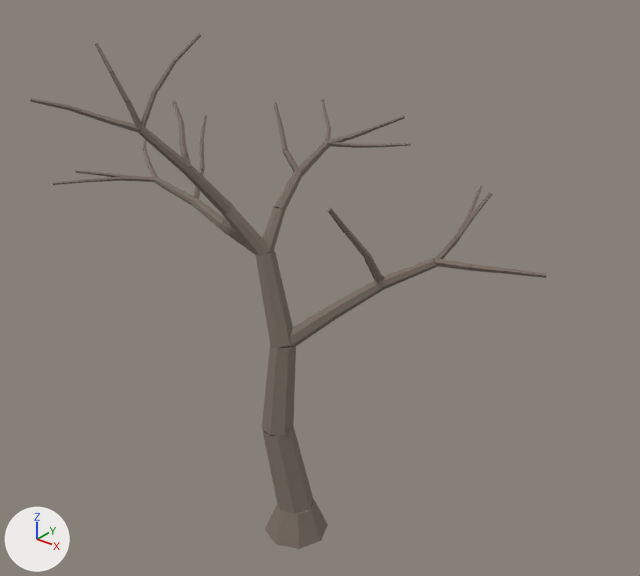
What one commit did to the glTF model public/models/world/dead_tree_large.glb.
One viewpoint serves both versions: a 50 mm lens placed at (7.3, -8.51, 9.6), pointed at (-0.19, 0.84, 3.8). The lights are fixed; the arrows at lower left show +X, +Y and +Z. The picture after the commit comes second. Vertices at exactly the same position are counted once.

Before the edit, the objects in view are built like this:
```python
me_bark = bpy.data.meshes.new('bark')
me_bark.from_pydata(...)  # 706 vertices, 1156 faces; spans x -4.54..2.77, y -1.75..3.06, z -0.1..7.43
me_bark.materials.append(mat_bark)  # brown #7c6f65
ob_bark = bpy.data.objects.new('bark', me_bark)
ob_bark.location = (0.0, 0.0, 0.0)
```
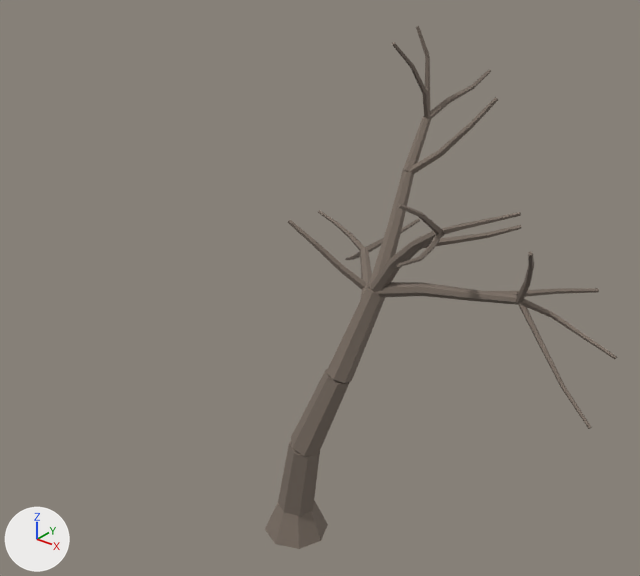
What differs and where, as boxes (x1, y1, x2, y2) in the pictures (640 x 576 px; the box of a moved part takes in the faces that stretch with it):
'bark', reshaped (32% narrower)
    before: (30, 34, 547, 549)
    after: (265, 26, 617, 549)
part 1 of me_bark, moved or reshaped
    before: (262, 426, 313, 514)
    after: (278, 441, 320, 517)
part 2 of me_bark, moved or reshaped
    before: (262, 346, 296, 435)
    after: (291, 369, 350, 456)
part 3 of me_bark, moved or reshaped (not visible afterwards)
    before: (284, 307, 335, 347)
part 4 of me_bark, moved or reshaped
    before: (327, 281, 383, 319)
    after: (360, 285, 368, 300)
part 5 of me_bark, moved or reshaped
    before: (379, 258, 437, 290)
    after: (360, 248, 372, 285)
part 6 of me_bark, moved or reshaped
    before: (256, 251, 293, 348)
    after: (326, 285, 385, 383)
part 7 of me_bark, moved or reshaped
    before: (221, 221, 254, 253)
    after: (376, 282, 422, 297)
part 8 of me_bark, moved or reshaped
    before: (192, 198, 227, 229)
    after: (419, 282, 471, 301)
part 9 of me_bark, moved or reshaped
    before: (327, 207, 349, 234)
    after: (520, 299, 553, 317)
part 10 of me_bark, moved or reshaped
    before: (222, 206, 269, 255)
    after: (368, 229, 401, 288)
part 11 of me_bark, moved or reshaped
    before: (273, 171, 303, 212)
    after: (387, 171, 414, 233)
part 12 of me_bark, moved or reshaped
    before: (296, 141, 330, 175)
    after: (403, 116, 431, 173)
part 13 of me_bark, moved or reshaped
    before: (263, 208, 285, 253)
    after: (369, 261, 399, 292)
part 14 of me_bark, moved or reshaped
    before: (184, 165, 233, 215)
    after: (388, 242, 419, 270)
part 15 of me_bark, moved or reshaped
    before: (139, 127, 191, 173)
    after: (411, 231, 444, 251)
part 16 of me_bark, deleted
    before: (30, 34, 547, 283)
part 17 of me_bark, added
    after: (397, 204, 617, 429)
part 18 of me_bark, added
    after: (288, 210, 420, 289)
part 19 of me_bark, added
    after: (392, 26, 498, 174)

The change, as a list of edits to the scene's bpy script:
```text
Change me_bark:
    remove me_bark.from_pydata(...)  # 706 vertices, 1156 faces; spans x -4.54..2.77, y -1.75..3.06, z -0.1..7.43
    add me_bark.from_pydata(...)  # 706 vertices, 1156 faces; spans x -1.59..4.71, y -1.44..3.78, z -0.1..7.55
    me_bark part 1: the loose piece of 14 vertices spanning x -0.57..0.29, y -0.29..0.29, z 0.23..1.72 is multiplied about its middle by the matrix ((-0.953, -0.299, -0.044), (0.298, -0.954, 0.013), (-0.046, 0.0, 0.999)), then moved by (0.24, -0.03, 0.01)
    me_bark part 2: the loose piece of 14 vertices spanning x -0.61..-0.13, y -0.24..0.43, z 1.62..3.07 is multiplied about its middle by the matrix ((0.149, 0.973, 0.175), (-0.988, 0.139, 0.071), (0.045, -0.183, 0.982)), then moved by (0.86, -0.1, -0.02)
    me_bark part 3: the loose piece of 14 vertices spanning x -0.53..0.19, y 0.12..0.84, z 2.93..3.61 is multiplied about its middle by the matrix ((0.558, -0.829, -0.044), (0.816, 0.538, 0.212), (-0.152, -0.154, 0.976)), then moved by (0.83, 0.01, -0.14)
    me_bark part 4: the loose piece of 14 vertices spanning x 0.01..0.72, y 0.65..1.31, z 3.42..4.06 is multiplied about its middle by the matrix ((0.18, -0.979, -0.098), (0.973, 0.163, 0.164), (-0.145, -0.125, 0.982)), then moved by (0.01, 0.25, -0.3)
    me_bark part 5: the loose piece of 14 vertices spanning x 0.59..1.36, y 1.15..1.68, z 3.9..4.44 is multiplied about its middle by the matrix ((-0.175, -0.98, -0.094), (0.977, -0.185, 0.109), (-0.125, -0.072, 0.99)), then moved by (-1.07, 0.48, -0.43)
    me_bark part 6: the loose piece of 14 vertices spanning x -0.96..-0.23, y 0.05..0.49, z 2.98..4.41 is multiplied about its middle by the matrix ((-0.4, 0.915, 0.046), (-0.914, -0.402, 0.057), (0.071, -0.019, 0.997)), then moved by (1.48, 0.02, -0.07)
    me_bark part 7: the loose piece of 14 vertices spanning x -1.68..-0.8, y 0.24..0.47, z 4.27..4.66 is multiplied about its middle by the matrix ((-0.99, -0.09, -0.106), (0.089, -0.996, 0.014), (-0.107, 0.005, 0.994)), then moved by (2.71, 0.11, -0.05)
    me_bark part 8: the loose piece of 14 vertices spanning x -2.52..-1.64, y 0.3..0.65, z 4.49..4.77 is multiplied about its middle by the matrix ((-0.992, -0.003, -0.128), (-0.001, -1.0, 0.031), (-0.128, 0.03, 0.991)), then moved by (4.36, -0.16, 0.05)
    me_bark part 9: the loose piece of 10 vertices spanning x 0.3..0.41, y 0.38..0.78, z 4.86..5.33 is multiplied about its middle by the matrix ((0.04, -0.472, 0.656), (0.805, -0.037, -0.075), (0.074, 0.656, 0.468)), then moved by (3.31, -0.69, -0.01)
    me_bark part 10: the loose piece of 14 vertices spanning x -1.36..-0.72, y -0.03..0.46, z 4.3..5.08 is multiplied about its middle by the matrix ((-0.381, 0.924, 0.013), (-0.922, -0.379, -0.084), (-0.073, -0.044, 0.996)), then moved by (2.08, 0.52, -0.07)
    me_bark part 11: the loose piece of 14 vertices spanning x -1.12..-0.87, y 0.77..1.43, z 4.79..5.33 is multiplied about its middle by the matrix ((1.186, -0.041, 0.089), (0.07, 1.106, -0.434), (-0.067, 0.437, 1.105)), then moved by (1.95, 0.1, 0.25)
    me_bark part 12: the loose piece of 14 vertices spanning x -1.11..-0.9, y 1.35..2.02, z 5.21..5.66 is multiplied about its middle by the matrix ((1.163, -0.292, 0.053), (0.291, 1.077, -0.442), (0.06, 0.441, 1.115)), then moved by (1.87, 0.0, 0.56)
    me_bark part 13: the loose piece of 14 vertices spanning x -1.05..-0.72, y 0.27..0.89, z 4.29..4.93 is multiplied about its middle by the matrix ((-0.617, 0.775, -0.135), (-0.786, -0.616, 0.056), (-0.039, 0.141, 0.989)), then moved by (2.14, -0.15, -0.06)
    me_bark part 14: the loose piece of 14 vertices spanning x -1.69..-1.18, y -0.41..0.16, z 4.96..5.72 is multiplied about its middle by the matrix ((-0.173, -0.811, 0.116), (0.815, -0.183, -0.06), (0.084, 0.101, 0.827)), then moved by (3.11, 0.36, -0.27)
    me_bark part 15: the loose piece of 14 vertices spanning x -2.07..-1.55, y -0.83..-0.27, z 5.61..6.3 is multiplied about its middle by the matrix ((-0.163, -0.806, 0.142), (0.811, -0.179, -0.084), (0.111, 0.122, 0.819)), then moved by (3.97, 0.52, -0.46)
    me_bark part 16: 48 loose pieces with 484 vertices, spanning x -4.54..2.77, y -1.75..3.06, z 3.95..7.43, are deleted
    me_bark part 17: 244 vertices added at x 1.88..4.71, y -1.44..1.37, z 4.16..6.37
    me_bark part 18: 120 vertices added at x -1.59..0.2, y 1.14..3.78, z 3.1..4.59
    me_bark part 19: 120 vertices added at x 0.56..1.87, y 0.94..3.39, z 5.64..7.55
```
